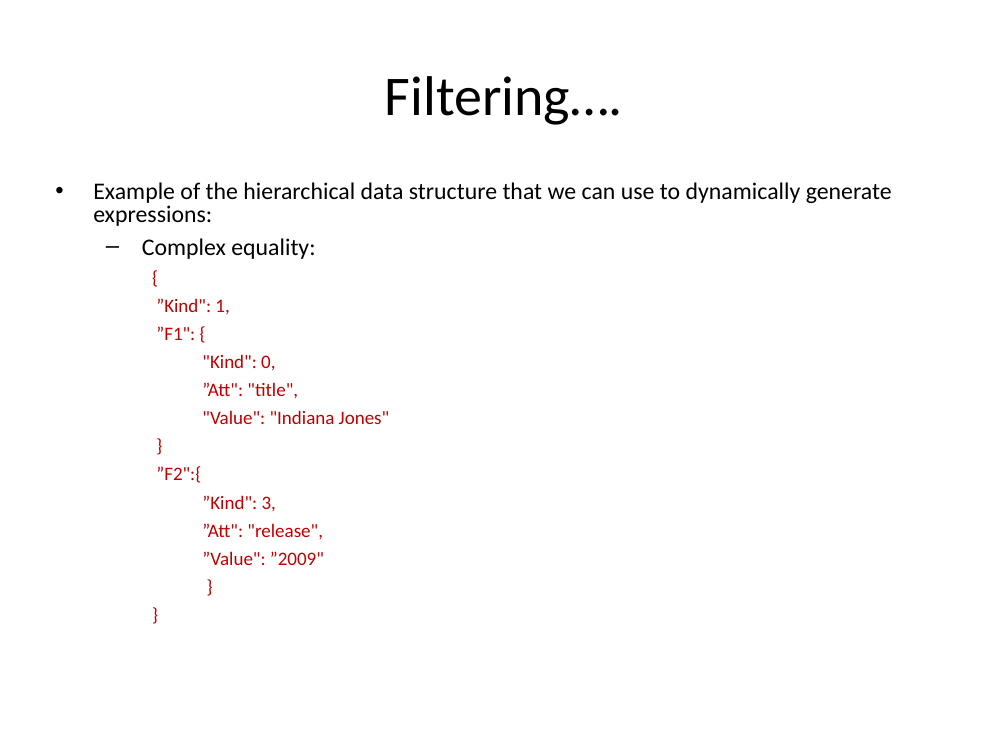
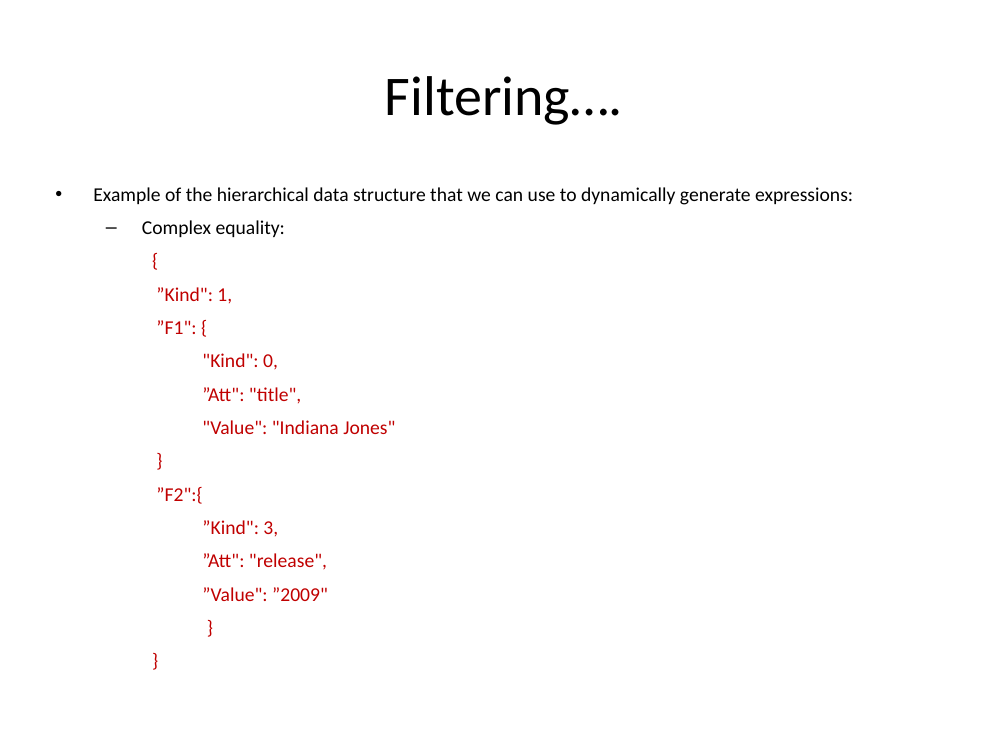
Before and after one commit to hogeschool/Development--Web, a slide deck: slide 36 of Lesson3/lesson3.pptx. Drawn at 1008x756 pixels with LibreOffice and Linux fonts; fonts in the diff are those of the drawing. Boxes give left, top, right and bottom in pixels: in the first picture for what was removed or moved away, otherwise in the second. Text is boxed around its words. In the diff, an @@ line names an element or a change of style, - is before the commit and + after.

```diff
--- a/Lesson3/lesson3.pptx
+++ b/Lesson3/lesson3.pptx
@@ text "Example of the hierarchical data ..." at (93, 187, 853, 601): size 17 to 14 pt in "Example of the hierarchical data structure that ...", "Complex equality:"; size 13.6 to 14 pt in "{", "”Kind": 1,", "”F1": {", ""Kind": 0," and 9 more places; line spacing 0.8 to 1 @@
```
Also in this commit, not shown: 16 other slides changed, 5 slides added, 5 slides removed.
